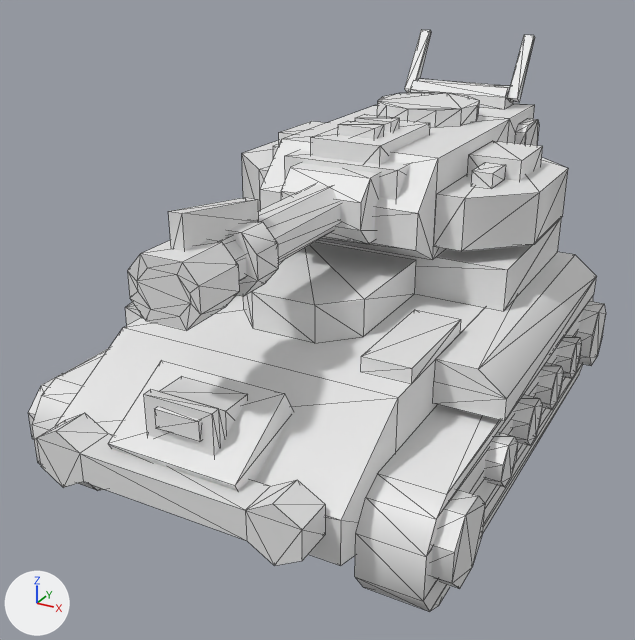
The FBX model Assets/_Project/Art/Models/Unit/unit_Tank_Heavy_A_yup.fbx: old version first, new version second.
Before and after are seen from a 50 mm camera at (3.89, -7.91, 5.04) aimed at (-0.21, -0.45, 1.31). The lights are fixed; the arrows at lower left show +X, +Y and +Z. The older version comes first. Mesh edges are drawn as thin lines. Where no turn or scale is listed for an object, it has been applied to the vertices.

Before the edit, the objects in view are built like this:
```python
me_mesh = bpy.data.meshes.new('Mesh')
me_mesh.from_pydata(...)  # 380 vertices, 550 faces; spans x -220.0..220.0, y 0.0..204.0, z -301.0..342.0
me_mesh_001 = bpy.data.meshes.new('Mesh.001')
me_mesh_001.from_pydata(...)  # 188 vertices, 264 faces; spans x -174.0..174.0, y 0.0..185.0, z -206.0..180.0
me_mesh_002 = bpy.data.meshes.new('Mesh.002')
me_mesh_002.from_pydata(...)  # 76 vertices, 116 faces; spans x -0.43..0.43, y -2.8..0.26, z -0.32..0.56
ob_unit_tank_heavy_a_body_yup = bpy.data.objects.new('unit_Tank_Heavy_A_Body_yup', me_mesh)
ob_unit_tank_heavy_a_body_yup.location = (0.0, 0.0, 0.0)
ob_unit_tank_heavy_a_body_yup.rotation_euler = (1.571, 0.0, 0.0)  # degrees (90, 0, 0)
ob_unit_tank_heavy_a_body_yup.scale = (0.01, 0.01, 0.01)
ob_unit_tank_heavy_a_gun_yup = bpy.data.objects.new('unit_Tank_Heavy_A_Gun_yup', me_mesh_002)
ob_unit_tank_heavy_a_gun_yup.location = (0.0, -0.39, 2.63)
ob_unit_tank_heavy_a_turret_yup = bpy.data.objects.new('unit_Tank_Heavy_A_Turret_yup', me_mesh_001)
ob_unit_tank_heavy_a_turret_yup.parent = ob_unit_tank_heavy_a_body_yup
ob_unit_tank_heavy_a_turret_yup.location = (0.0, 204.0, -132.5)
```
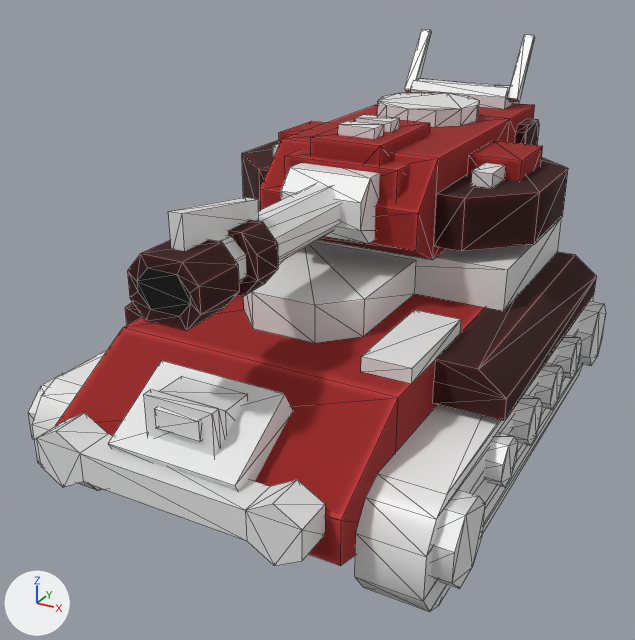
Commit message: Added color to actors

Where the newer file only moved an object's origin or applied its transform, the numbers keep the older frame.

Location of each change, [x1, y1, x2, y2] in pixels of the pictures (635 x 640 px; the box of a moved part takes in the faces that stretch with it):
part 1 of me_mesh_001, moved or reshaped: [242, 30, 568, 260] in both
part 2 of me_mesh_001, recoloured (white to red): [242, 103, 568, 260] in both
part 3 of me_mesh_002, recoloured (darker): [127, 220, 278, 331] in both
part 4 of me_mesh, moved or reshaped: [52, 218, 597, 566] in both
part 5 of me_mesh, recoloured (white to red): [124, 252, 597, 451] in both
part 6 of me_mesh, recoloured (white to red): [55, 328, 398, 566] in both

What the commit changed:
Picture 'txtr_canopus-iii_set01-red_diff.png' (img_txtr_canopus_iii_set01_red_diff_png) is new.
Material 'ActorMaterial' (mat_actormaterial) is new.
Its base color is (0.8, 0.8, 0.8) (white #e7e7e7).
Its roughness is 0.4.
Material 'ActorColor' (mat_actorcolor) is new.
Its texture is img_txtr_canopus_iii_set01_red_diff_png.
Its roughness is 1.0.
me_mesh_001 is used by ob_unit_tank_heavy_a_turret_yup; parent ob_unit_tank_heavy_a_body_yup; location (0.0, 204.0, -132.5).
me_mesh_001 had 188 vertices, 264 faces and spanned x -174.0..174.0, y 0.0..185.0, z -206.0..180.0.
me_mesh_001 now has 188 vertices, 264 faces and spans x -2.0..2.0, y 0.0..2.0, z -2.0..2.0.
me_mesh_001 part 1: the whole mesh is scaled about the mesh origin by 0.01.
me_mesh_001 part 2: 152 of the faces centred in x -174.0..174.0, y 0.0..115.0, z -190.0..180.0 switch from no material to mat_actorcolor (picture img_txtr_canopus_iii_set01_red_diff_png).
me_mesh_001 gains material mat_actormaterial (white #e7e7e7).
me_mesh_002 has 76 vertices, 116 faces and spans x -0.43..0.43, y -2.8..0.26, z -0.32..0.56.
me_mesh_002 is used by ob_unit_tank_heavy_a_gun_yup; location (0.0, -0.39, 2.63).
me_mesh_002 part 3: 72 of the faces centred in x -0.33..0.33, y -2.8..-1.71, z -0.27..0.27 switch from no material to mat_actorcolor (picture img_txtr_canopus_iii_set01_red_diff_png).
me_mesh_002 gains material mat_actormaterial (white #e7e7e7).
me_mesh is used by ob_unit_tank_heavy_a_body_yup; location (0.0, 0.0, 0.0); rotation (1.571, 0.0, 0.0), in degrees (90, 0, 0); scale (0.01, 0.01, 0.01).
me_mesh had 380 vertices, 550 faces and spanned x -220.0..220.0, y 0.0..204.0, z -301.0..342.0.
me_mesh now has 380 vertices, 550 faces and spans x -2.0..2.0, y 0.0..2.0, z -3.0..3.0.
me_mesh part 4: the whole mesh is scaled about the mesh origin by 0.01.
me_mesh part 5: 50 of the faces centred in x -210.0..210.0, y 33.0..160.0, z -234.0..129.0 switch from no material to mat_actorcolor (picture img_txtr_canopus_iii_set01_red_diff_png).
me_mesh part 6: 10 of the faces centred in x -143.0..143.0, y 43.0..141.0, z 242.0..307.0 switch from no material to mat_actorcolor (picture img_txtr_canopus_iii_set01_red_diff_png).
me_mesh gains material mat_actormaterial (white #e7e7e7).
Object 'unit_Tank_Heavy_A_Turret_yup' (ob_unit_tank_heavy_a_turret_yup) moves from (0.0, 204.0, -132.5) to (0.0, 2.04, -1.325).
Object 'unit_Tank_Heavy_A_Body_yup' (ob_unit_tank_heavy_a_body_yup) is rescaled from (0.01, 0.01, 0.01) to (1.0, 1.0, 1.0).
